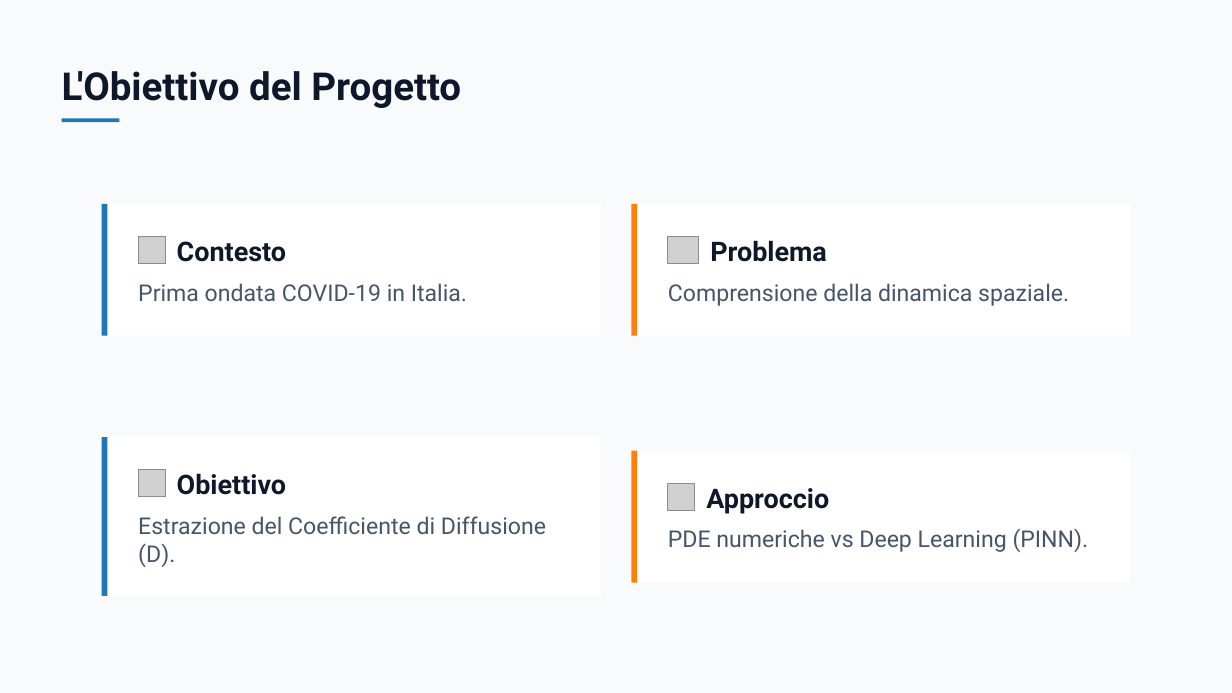
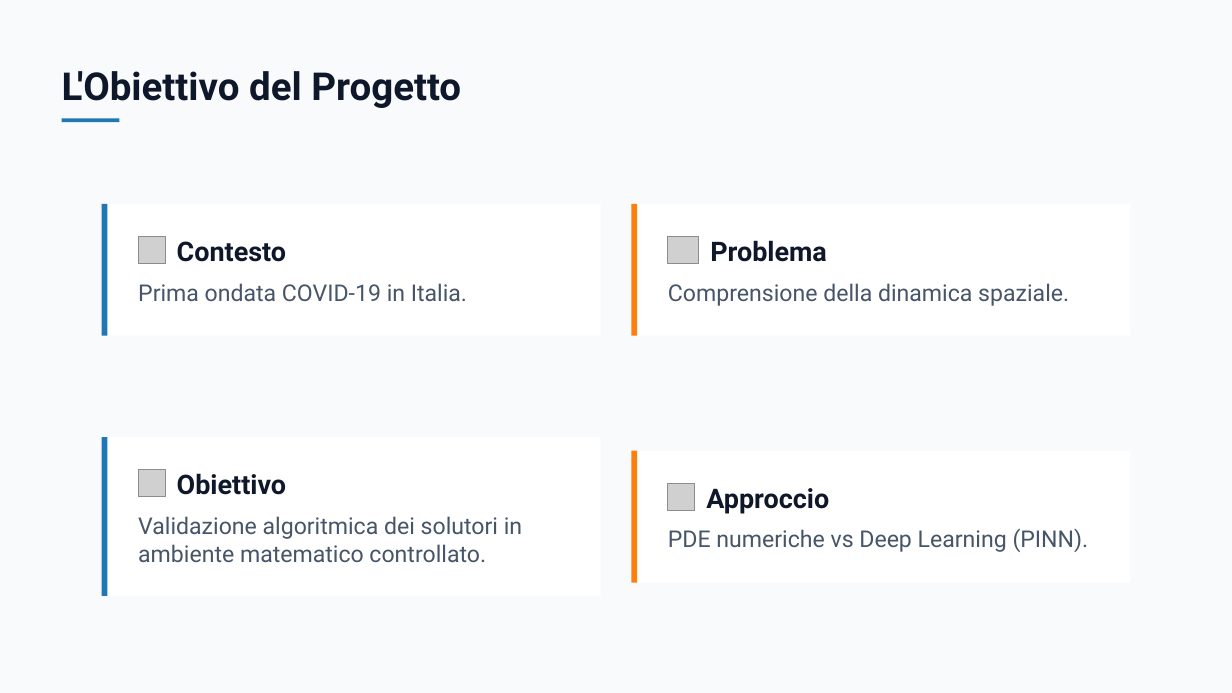
Before and after one commit to barbagalloemanuele/NumericalMethods_Covid19, a slide deck: slide 2 of presentazione_esame/Presentazione Barbagallo Emanuele.pptx. Drawn at 1232x693 pixels with LibreOffice and Linux fonts; fonts in the diff are those of the drawing; grey boxes stand for pictures. Boxes give left, top, right and bottom in pixels: in the first picture for what was removed or moved away, otherwise in the second. Text is boxed around its words. In the diff, an @@ line names an element or a change of style, - is before the commit and + after.

Commit message:
docs: update exam presentation slides and script

```diff
--- a/presentazione_esame/Presentazione Barbagallo Emanuele.pptx
+++ b/presentazione_esame/Presentazione Barbagallo Emanuele.pptx
@@ text at (138,516,522,562): text changed @@
-Estrazione del Coefficiente di Diffusione (D).
+Validazione algoritmica dei solutori in ambiente matematico controllato.
```
Also in this commit, not shown: 2 other files.
